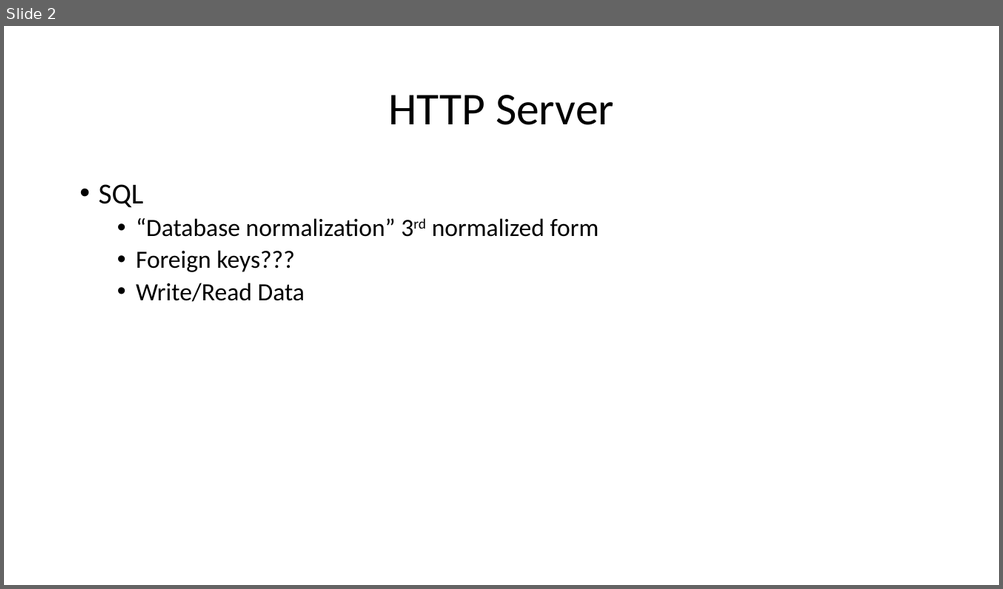
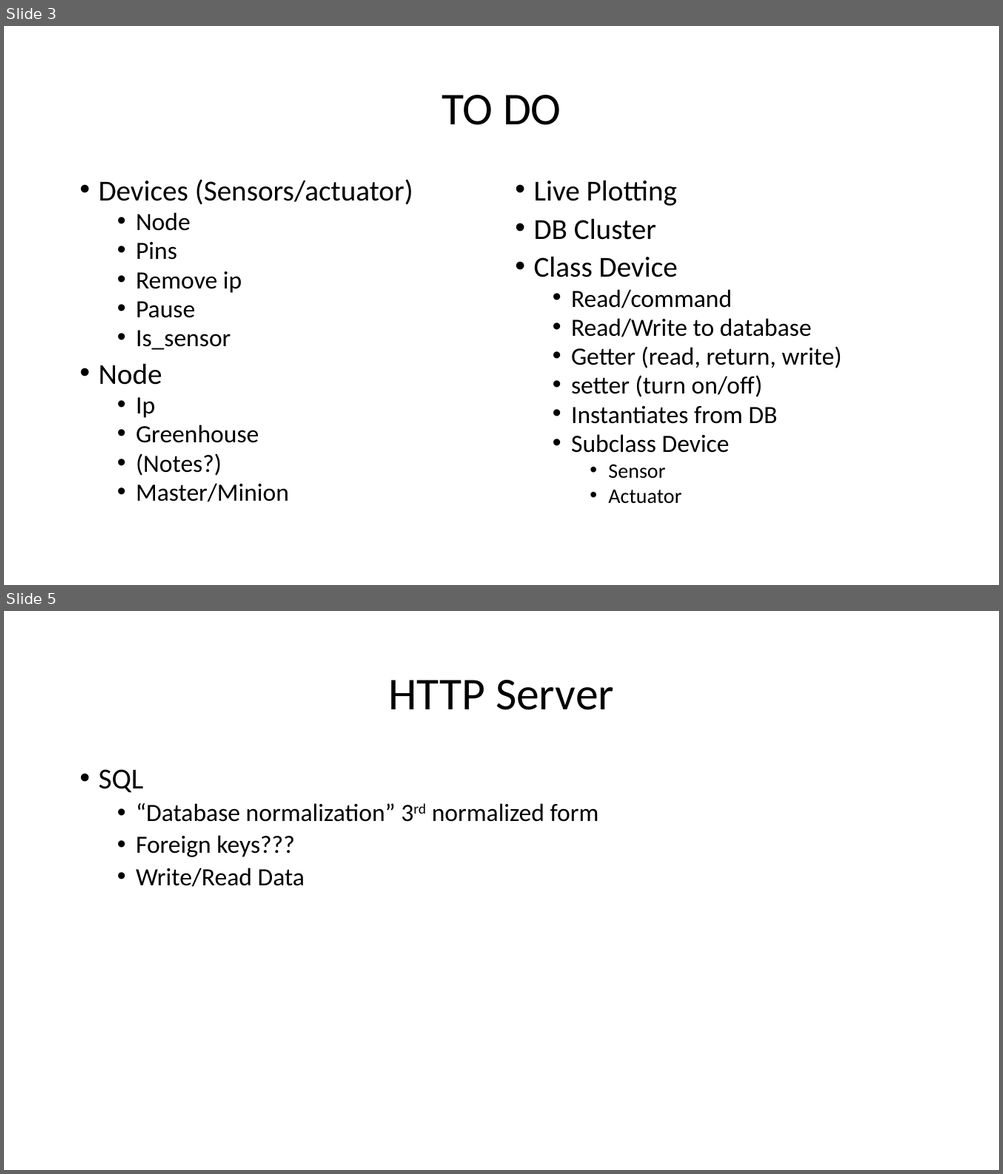
Before and after one commit to snowguy37/AUTOmato, a slide deck: Outline.pptx. Shown one above the other, each under a label of ours: slide 2 before the commit, slides 3 and 5 after it; the slides between them are not shown. The pictures are 1003x589 and 1003x1174 pixels, drawn with LibreOffice and Linux fonts; fonts in the diff are those of the drawing. Boxes give left, top, right and bottom in pixels: in the first picture for what was removed or moved away, otherwise in the second. Text is boxed around its words. In the diff, an @@ line names an element or a change of style, - is before the commit and + after.

```diff
--- a/Outline.pptx
+++ b/Outline.pptx
@@ slide 3 added at (4,26,999,585), background #FFFFFF @@
@@ title added at (441,95,561,125), 44 pt, text #000000 @@
+TO DO
@@ text added at (99,179,413,503), 24 pt, text #000000 @@
+• Devices (Sensors/actuator)
+  • Node
+  • Pins
+  • Remove ip
+  • Pause
+  • Is_sensor
+• Node
+  • Ip
+  • Greenhouse
+  • (Notes?)
+  • Master/Minion
@@ text added at (534,180,842,504), 24 pt, text #000000 @@
+• Live Plotting
+• DB Cluster
+• Class Device
+  • Read/command
+  • Read/Write to database
+  • Getter (read, return, write)
+  • setter (turn on/off)
+  • Instantiates from DB
+  • Subclass Device
+    • Sensor
+    • Actuator
@@ what was slide 2 is now slide 5 @@
```
Also in this commit, not shown: 5 other slides added, 2 slides removed, 3 other files.
